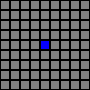
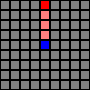
Layered file, before and after one edit (90x90). Changes by layer:
painted on "Rectangle 1 copy 4" (5th of 9, in "Group 5") over [41, 41, 49, 49]
painted on "Rectangle 1 copy 4" (6th of 9, in "Group 4") over [41, 31, 49, 39]
painted on "Rectangle 1 copy 4" (7th of 9, in "Group 3") over [41, 21, 49, 29]
painted on "Rectangle 1 copy 4" (8th of 9, in "Group 2") over [41, 11, 49, 19]
painted on "Rectangle 1 copy 4" (9th of 9, in "Group 1") over [41, 1, 49, 9]
